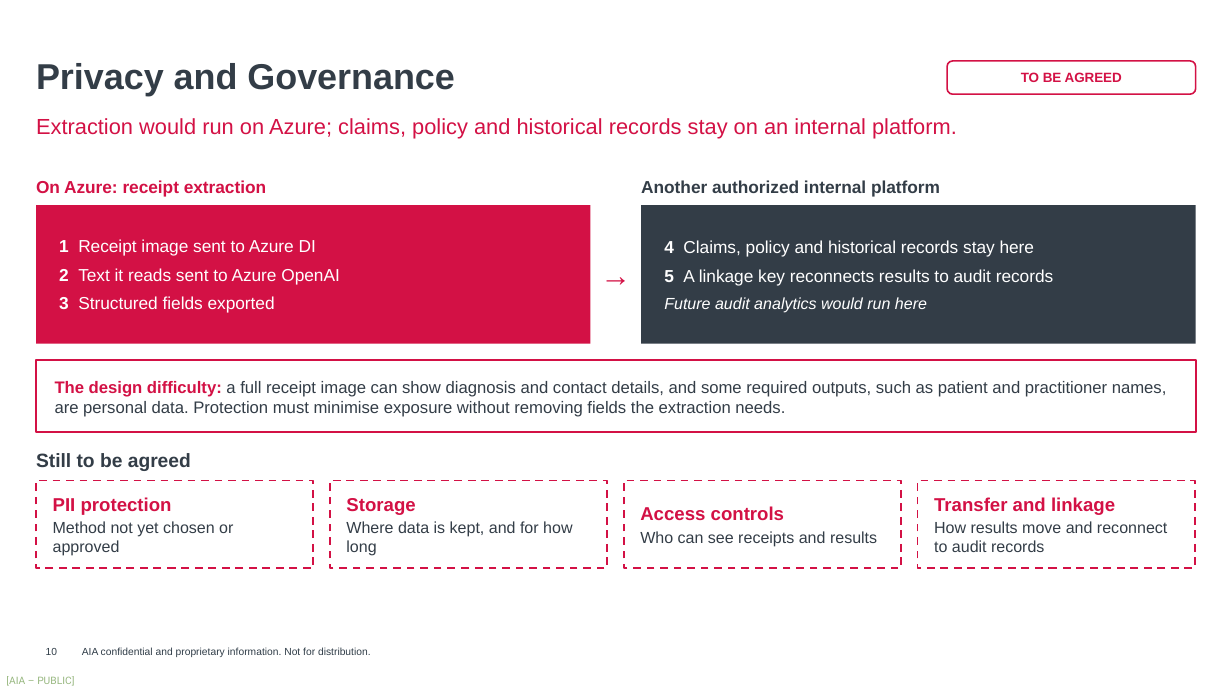
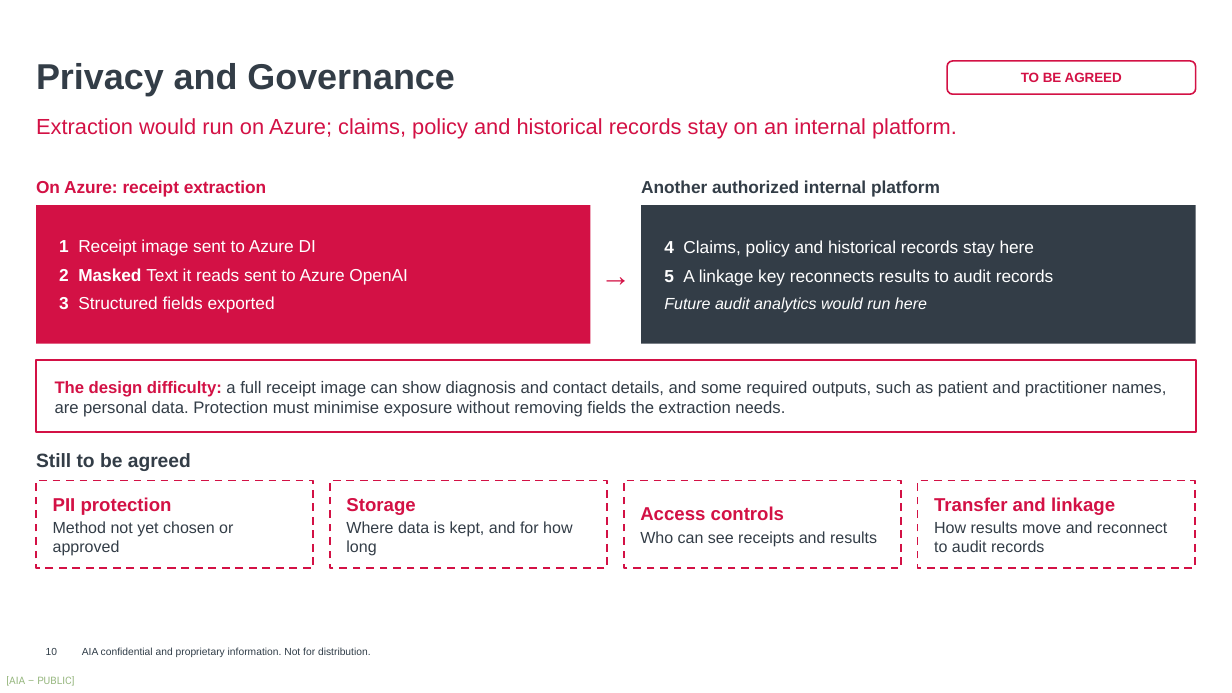
Before and after one commit to harrysokool/playground, a slide deck: slide 10 of ppt/ocr_benchmark/current/OCR_Benchmark_V17.pptx. Drawn at 1232x693 pixels with LibreOffice and Linux fonts; fonts in the diff are those of the drawing; background and template pictures are left out. Boxes give left, top, right and bottom in pixels: in the first picture for what was removed or moved away, otherwise in the second. Text is boxed around its words. In the diff, an @@ line names an element or a change of style, - is before the commit and + after.

Commit message:
update

```diff
--- a/ppt/ocr_benchmark/current/OCR_Benchmark_V17.pptx
+++ b/ppt/ocr_benchmark/current/OCR_Benchmark_V17.pptx
@@ text in rectangle at <box>59,268,407,285</box>: text changed @@
-2 Text it reads sent to Azure OpenAI
+2 Masked Text it reads sent to Azure OpenAI
```
Also in this commit, not shown: 6 other slides changed, 1 slide added.
